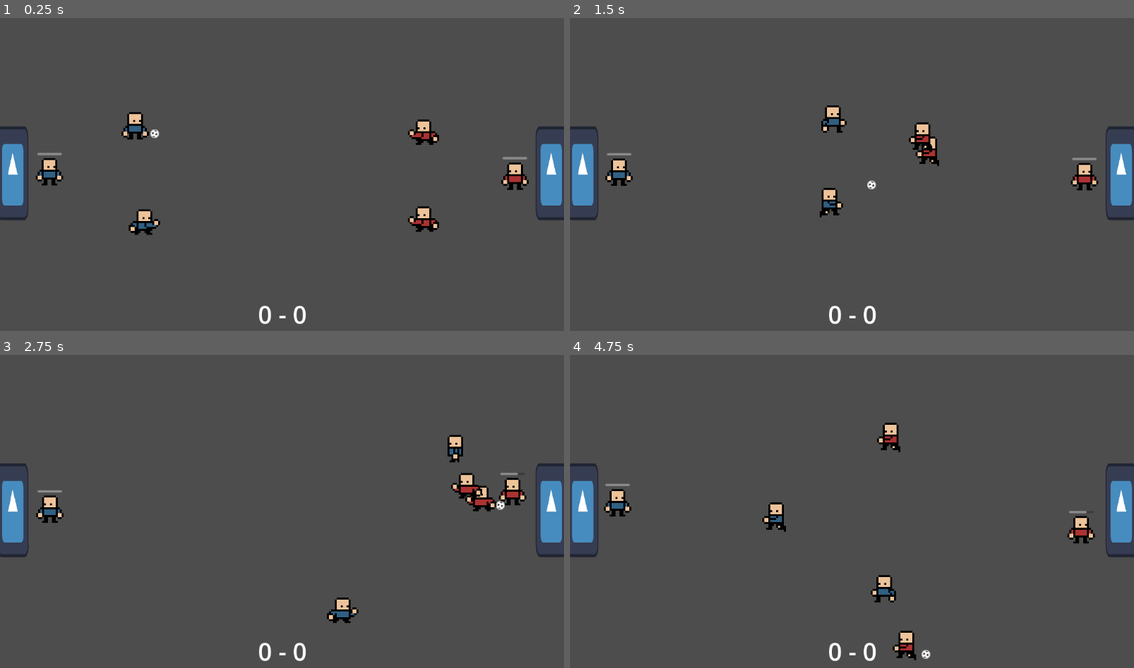
Above: before the commit, frames 1-4 (two rows, left to right).
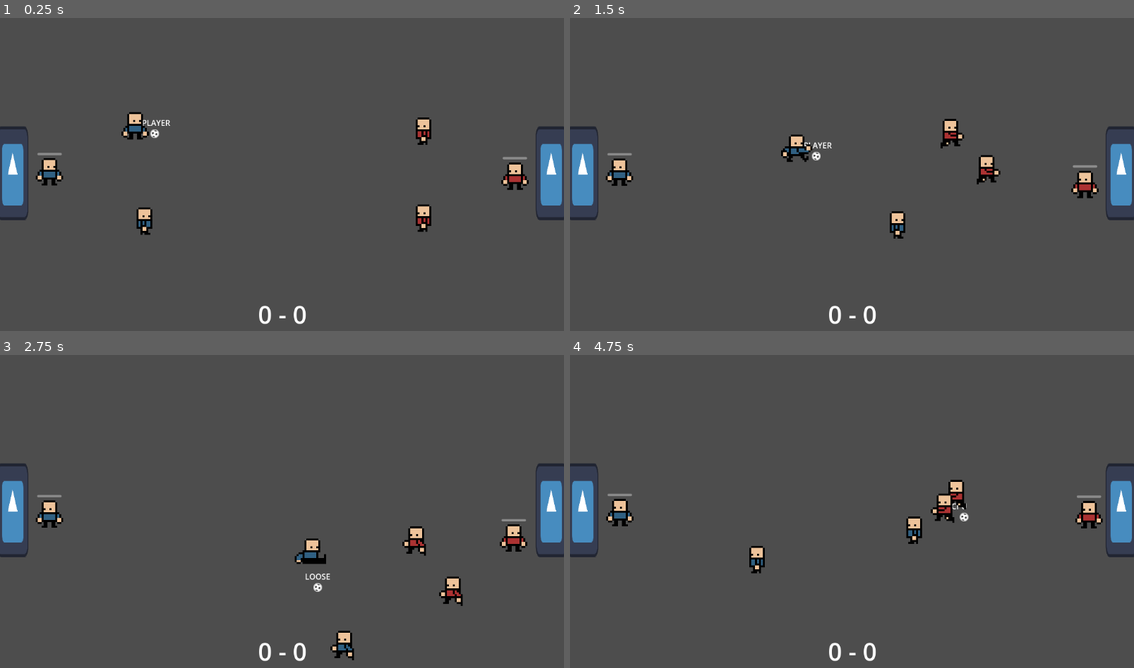
Above: after the commit, the same moments.

Repository: david8zhang/spooky-soccer
Game: Godot game, scene res://scenes/Main.tscn
Same seed, same stepped clock (60 frames per second), same inputs: the game is played once before the commit and once after it. The engine's default icon, where the game draws it, is replaced by a stand-in: a white triangle on a blue panel in a dark square.
Inputs:
- Up to frame 1 (0.25 s): no input
- Up to frame 2 (1.5 s): hold Right (move_right) 0.53-1.28 s; tap Space (pass) at 0.6 s; tap F (shoot) at 0.8, 1.35 s; hold Down (move_down) from 1.28 s (still down)
- Up to frame 3 (2.75 s): tap X (steal) at 1.55, 2.1 s; release Down (move_down) at 2.03 s; hold Right (move_right) from 2.03 s (still down); tap Space (pass) at 2.3 s
- Up to frame 4 (4.75 s): release Right (move_right) at 2.78 s; hold Up (move_up) 2.78-3.53 s; tap Space (pass) at 2.85, 4.55 s; tap F (shoot) at 3.05, 3.6 s; hold Left (move_left) from 3.53 s (still down); tap X (steal) at 3.8, 4.35 s

The runs differ from the first frame. In frame 1, 0.7% of the frame differs, in the area x 22-78%, y 31-70%; in frame 2, 2.6%; in frame 3, 3.2%, in the area x 0-99%, y 25-98%; in frame 4, 3.0%.

Commit message:
add pass/shoot animations

Diff:
--- a/animations/cpu-field-player.tres
+++ b/animations/cpu-field-player.tres
@@ -72,6 +72,30 @@
 atlas = ExtResource("2_bwgtl")
 region = Rect2(112, 0, 16, 18)
 
+[sub_resource type="AtlasTexture" id="AtlasTexture_qkor3"]
+atlas = ExtResource("2_nr0pg")
+region = Rect2(0, 0, 16, 18)
+
+[sub_resource type="AtlasTexture" id="AtlasTexture_qgr5v"]
+atlas = ExtResource("2_nr0pg")
+region = Rect2(16, 0, 16, 18)
+
+[sub_resource type="AtlasTexture" id="AtlasTexture_bfr62"]
+atlas = ExtResource("2_nr0pg")
+region = Rect2(32, 0, 16, 18)
+
+[sub_resource type="AtlasTexture" id="AtlasTexture_ghowm"]
+atlas = ExtResource("2_nr0pg")
+region = Rect2(48, 0, 16, 18)
+
+[sub_resource type="AtlasTexture" id="AtlasTexture_hlcux"]
+atlas = ExtResource("2_nr0pg")
+region = Rect2(64, 0, 16, 18)
+
+[sub_resource type="AtlasTexture" id="AtlasTexture_aysip"]
+atlas = ExtResource("2_nr0pg")
+region = Rect2(80, 0, 16, 18)
+
 [resource]
 animations = [{
 "frames": [{
@@ -107,9 +131,9 @@
 "duration": 1.0,
 "texture": SubResource("AtlasTexture_xisec")
 }],
-"loop": true,
+"loop": false,
 "name": &"kick",
-"speed": 5.0
+"speed": 10.0
 }, {
 "frames": [{
 "duration": 1.0,
@@ -138,5 +162,28 @@
 }],
 "loop": true,
 "name": &"run",
-"speed": 5.0
+"speed": 10.0
+}, {
+"frames": [{
+"duration": 1.0,
+"texture": SubResource("AtlasTexture_qkor3")
+}, {
+"duration": 1.0,
+"texture": SubResource("AtlasTexture_qgr5v")
+}, {
+"duration": 1.0,
+"texture": SubResource("AtlasTexture_bfr62")
+}, {
+"duration": 1.0,
+"texture": SubResource("AtlasTexture_ghowm")
+}, {
+"duration": 1.0,
+"texture": SubResource("AtlasTexture_hlcux")
+}, {
+"duration": 1.0,
+"texture": SubResource("AtlasTexture_aysip")
+}],
+"loop": false,
+"name": &"shoot",
+"speed": 10.0
 }]
--- a/animations/player-field-player.tres
+++ b/animations/player-field-player.tres
@@ -72,6 +72,30 @@
 atlas = ExtResource("3_ruht6")
 region = Rect2(112, 0, 16, 18)
 
+[sub_resource type="AtlasTexture" id="AtlasTexture_8o552"]
+atlas = ExtResource("2_tjrx7")
+region = Rect2(0, 0, 16, 18)
+
+[sub_resource type="AtlasTexture" id="AtlasTexture_s2f67"]
+atlas = ExtResource("2_tjrx7")
+region = Rect2(16, 0, 16, 18)
+
+[sub_resource type="AtlasTexture" id="AtlasTexture_rykrf"]
+atlas = ExtResource("2_tjrx7")
+region = Rect2(32, 0, 16, 18)
+
+[sub_resource type="AtlasTexture" id="AtlasTexture_vxu7a"]
+atlas = ExtResource("2_tjrx7")
+region = Rect2(48, 0, 16, 18)
+
+[sub_resource type="AtlasTexture" id="AtlasTexture_xkaos"]
+atlas = ExtResource("2_tjrx7")
+region = Rect2(64, 0, 16, 18)
+
+[sub_resource type="AtlasTexture" id="AtlasTexture_jlceq"]
+atlas = ExtResource("2_tjrx7")
+region = Rect2(80, 0, 16, 18)
+
 [resource]
 animations = [{
 "frames": [{
@@ -107,9 +131,9 @@
 "duration": 1.0,
 "texture": SubResource("AtlasTexture_plqfw")
 }],
-"loop": true,
+"loop": false,
 "name": &"kick",
-"speed": 5.0
+"speed": 10.0
 }, {
 "frames": [{
 "duration": 1.0,
@@ -138,5 +162,28 @@
 }],
 "loop": true,
 "name": &"run",
-"speed": 5.0
+"speed": 10.0
+}, {
+"frames": [{
+"duration": 1.0,
+"texture": SubResource("AtlasTexture_8o552")
+}, {
+"duration": 1.0,
+"texture": SubResource("AtlasTexture_s2f67")
+}, {
+"duration": 1.0,
+"texture": SubResource("AtlasTexture_rykrf")
+}, {
+"duration": 1.0,
+"texture": SubResource("AtlasTexture_vxu7a")
+}, {
+"duration": 1.0,
+"texture": SubResource("AtlasTexture_xkaos")
+}, {
+"duration": 1.0,
+"texture": SubResource("AtlasTexture_jlceq")
+}],
+"loop": false,
+"name": &"shoot",
+"speed": 10.0
 }]
--- a/prefabs/Ball.tscn
+++ b/prefabs/Ball.tscn
@@ -32,4 +32,11 @@
 [node name="CollisionShape2D" type="CollisionShape2D" parent="CollisionDetector"]
 shape = SubResource("CircleShape2D_kr422")
 
+[node name="Label" type="Label" parent="."]
+offset_left = -26.0
+offset_top = -34.0
+offset_right = 31.0
+offset_bottom = -8.0
+text = "status: "
+
 [connection signal="body_entered" from="CollisionDetector" to="." method="_on_field_player_detector_body_entered"]
--- a/prefabs/CPUFieldPlayer.tscn
+++ b/prefabs/CPUFieldPlayer.tscn
@@ -20,14 +20,14 @@
 [node name="ContextMap" parent="." instance=ExtResource("2_vai8v")]
 
 [node name="CPUFieldPlayerAI" parent="." node_paths=PackedStringArray("blackboard", "actor") instance=ExtResource("2_4laok")]
-blackboard = NodePath("@Node@59592")
+blackboard = NodePath("@Node@126100")
 actor = NodePath("..")
 
 [node name="AnimatedSprite2D" type="AnimatedSprite2D" parent="."]
 position = Vector2(0, -4.76837e-07)
 scale = Vector2(4, 4)
 sprite_frames = ExtResource("4_1eytk")
-animation = &"idle"
+animation = &"kick"
 autoplay = "idle"
 
 [node name="CollisionShape2D" type="CollisionShape2D" parent="."]
@@ -46,3 +46,11 @@
 position = Vector2(10, 15.5)
 shape = SubResource("RectangleShape2D_wn5xd")
 debug_color = Color(0.996078, 0, 0, 0.419608)
+
+[node name="Label" type="Label" parent="."]
+visible = false
+offset_left = -54.0
+offset_top = -53.0
+offset_right = 60.0
+offset_bottom = -27.0
+text = "Pass cooldown"
--- a/prefabs/Goal.tscn
+++ b/prefabs/Goal.tscn
@@ -55,6 +55,8 @@
 shape = SubResource("RectangleShape2D_bxs7v")
 
 [node name="Wall2" type="StaticBody2D" parent="."]
+collision_layer = 32
+collision_mask = 4
 
 [node name="CollisionShape2D" type="CollisionShape2D" parent="Wall2"]
 position = Vector2(1, 90)
--- a/prefabs/PlayerFieldPlayer.tscn
+++ b/prefabs/PlayerFieldPlayer.tscn
@@ -17,7 +17,7 @@
 script = ExtResource("1_ejapt")
 
 [node name="PlayerFieldPlayerAI" parent="." node_paths=PackedStringArray("blackboard", "actor") instance=ExtResource("2_ede0m")]
-blackboard = NodePath("@Node@71150")
+blackboard = NodePath("@Node@125180")
 actor = NodePath("..")
 
 [node name="ContextMap" parent="." instance=ExtResource("2_xnjla")]
@@ -26,7 +26,7 @@
 position = Vector2(0, -4.76837e-07)
 scale = Vector2(4, 4)
 sprite_frames = ExtResource("5_5wfnc")
-animation = &"run"
+animation = &"shoot"
 autoplay = "idle"
 
 [node name="CollisionShape2D" type="CollisionShape2D" parent="."]
@@ -45,3 +45,11 @@
 position = Vector2(10, 15.5)
 shape = SubResource("RectangleShape2D_3a5od")
 debug_color = Color(0.996078, 0, 0, 0.419608)
+
+[node name="Label" type="Label" parent="."]
+visible = false
+offset_left = -54.0
+offset_top = -53.0
+offset_right = 60.0
+offset_bottom = -27.0
+text = "Pass cooldown"
--- a/scripts/Ball.gd
+++ b/scripts/Ball.gd
@@ -12,6 +12,7 @@
 }
 
 @onready var collision_detector = $CollisionDetector/CollisionShape2D
+@onready var status_label = $Label
 
 func disable_collision_detector():
 	collision_detector.set_deferred("disabled", true)
@@ -23,6 +24,15 @@
 
 # Metadata stored on the ball
 var metadata = {}
+
+func get_enum_name(enum_dict: Dictionary, value: int) -> String:
+	for name_key in enum_dict.keys():
+		if enum_dict[name_key] == value:
+				return name_key
+	return "Unknown"
+
+func _process(_delta):
+	status_label.text = get_enum_name(POSS_STATUS, curr_poss_status)
 
 func _on_field_player_detector_body_entered(body):
 	if body is FieldPlayer:
--- a/scripts/FieldPlayer.gd
+++ b/scripts/FieldPlayer.gd
@@ -8,9 +8,12 @@
 const BALL_DRIBBLE_GAP = 40
 const STEAL_RANGE = 100
 const DEFAULT_STUN_SECONDS = 2
+const STEAL_PCT_CHANCE = 30
 
 var has_possession = false
 var is_on_pass_cooldown = false
+var is_playing_pass_or_shoot_anim = false
+
 var is_moving_to_position = false
 var is_stunned = false
 var curr_direction
@@ -41,6 +44,7 @@
 @onready var ray_to_allies = []
 @onready var sprite = $AnimatedSprite2D as AnimatedSprite2D
 @onready var steal_hitbox = $StealHitBox as Area2D
+@onready var label = $Label as Label
 
 var field_manager: FieldManager
 
@@ -93,32 +97,51 @@
 		ray_to_goal.target_position = ray_to_goal.to_local(get_opposing_goal().global_position)
 	update_ray_to_ally_mappings()
 
+	label.text = "pass cooldown: " + str(is_on_pass_cooldown)
+
+func on_pass_animation():
+	if sprite.animation == "kick":
+		if sprite.frame == 3:
+			var ball = game.ball
+			# Face toward pass_target
+			curr_direction = Direction.LEFT if global_position.x > pass_target.global_position.x else Direction.RIGHT
+			var x_diff = -BALL_DRIBBLE_GAP if curr_direction == Direction.LEFT else BALL_DRIBBLE_GAP
+			ball.global_position = Vector2(global_position.x + x_diff, global_position.y + 20)
+
+			var pass_time = 0.5
+			var dist_to_target = pass_target.global_position.distance_to(global_position)
+			var pass_speed = dist_to_target / pass_time
+
+			# Pass ball to where the target is going to be instead of where the target is
+			var dead_reckoning_pos = pass_target.global_position + pass_target.linear_velocity * 0.5
+
+			var dir = (dead_reckoning_pos - ball.global_position).normalized()
+			var velocity_vector = dir * pass_speed
+			ball.linear_velocity = velocity_vector
+			ball.curr_poss_status = Ball.POSS_STATUS.LOOSE
+			lose_poss_of_ball()
+		if sprite.frame == 5:
+			var timer = Timer.new()
+			timer.autostart = true
+			timer.one_shot = true
+			timer.wait_time = 0.1
+			var on_timeout = Callable(self, "pass_or_shoot_anim_complete")
+			timer.connect("timeout", on_timeout)
+			add_child(timer)
+
+
 func pass_ball():
 	if pass_target != null && !is_stunned:
-		var ball = game.ball
-		# Face toward pass_target
-		curr_direction = Direction.LEFT if global_position.x > pass_target.global_position.x else Direction.RIGHT
-		var x_diff = -BALL_DRIBBLE_GAP if curr_direction == Direction.LEFT else BALL_DRIBBLE_GAP
-		ball.global_position = Vector2(global_position.x + x_diff, global_position.y + 20)
-
-		var pass_time = 0.5
-		var dist_to_target = pass_target.global_position.distance_to(global_position)
-		var pass_speed = dist_to_target / pass_time
-
-		# Pass ball to where the target is going to be instead of where the target is
-		var dead_reckoning_pos = pass_target.global_position + pass_target.linear_velocity * 0.5
-
+		is_playing_pass_or_shoot_anim = true
 		is_on_pass_cooldown = true
-		var dir = (dead_reckoning_pos - ball.global_position).normalized()
-		var velocity_vector = dir * pass_speed
-		ball.linear_velocity = velocity_vector
-		ball.curr_poss_status = Ball.POSS_STATUS.LOOSE
-		lose_poss_of_ball()
+		sprite.play("kick")
+		var on_kick = Callable(self, "on_pass_animation")
+		sprite.frame_changed.connect(on_kick)
 
 		var timer = Timer.new()
 		timer.autostart = true
 		timer.one_shot = true
-		timer.wait_time = 0.1
+		timer.wait_time = 0.5
 		var on_timeout = Callable(self, "pass_cooldown")
 		timer.connect("timeout", on_timeout)
 		add_child(timer)
@@ -127,29 +150,44 @@
 func pass_cooldown():
 	is_on_pass_cooldown = false
 
+func pass_or_shoot_anim_complete():
+	is_playing_pass_or_shoot_anim = false
+
+func on_shoot_animation():
+	if sprite.animation == "shoot":
+		if sprite.frame == 3:
+			var ball = game.ball
+			ball.global_position = global_position
+
+			# Shoot ball toward goal
+			var opp_goal = get_opposing_goal()
+			var dir = (opp_goal.global_position - ball.global_position).normalized()
+			var velocity_vector = dir * SHOOT_SPEED
+			ball.curr_poss_status = Ball.POSS_STATUS.SHOT_ON_CPU_GOAL if side == Side.PLAYER else Ball.POSS_STATUS.SHOT_ON_PLAYER_GOAL
+			ball.metadata["shot_force"] = shot_force
+			ball.linear_velocity = velocity_vector
+			lose_poss_of_ball()
+		if sprite.frame == 5:
+			var timer = Timer.new()
+			timer.autostart = true
+			timer.one_shot = true
+			timer.wait_time = 0.1
+			var on_timeout = Callable(self, "pass_or_shoot_anim_complete")
+			timer.connect("timeout", on_timeout)
+			add_child(timer)
+
 func shoot_ball():
 	if !is_stunned:
-		var ball = game.ball
-		# Face toward opponent goal
-		# curr_direction = Direction.LEFT if side == Side.CPU else Direction.RIGHT
-		# var x_diff = -BALL_DRIBBLE_GAP if curr_direction == Direction.LEFT else BALL_DRIBBLE_GAP
-		# ball.global_position = Vector2(global_position.x + x_diff, global_position.y)
-		ball.global_position = global_position
-
-		# Shoot ball toward goal
-		var opp_goal = get_opposing_goal()
-		var dir = (opp_goal.global_position - ball.global_position).normalized()
-		var velocity_vector = dir * SHOOT_SPEED
-		ball.curr_poss_status = Ball.POSS_STATUS.SHOT_ON_CPU_GOAL if side == Side.PLAYER else Ball.POSS_STATUS.SHOT_ON_PLAYER_GOAL
-		ball.metadata["shot_force"] = shot_force
-		ball.linear_velocity = velocity_vector
-		lose_poss_of_ball()
-
 		is_on_pass_cooldown = true
+		is_playing_pass_or_shoot_anim = true
+		sprite.play("shoot")
+		var on_kick = Callable(self, "on_shoot_animation")
+		sprite.frame_changed.connect(on_kick)
+
 		var timer = Timer.new()
 		timer.autostart = true
 		timer.one_shot = true
-		timer.wait_time = 0.1
+		timer.wait_time = 0.5
 		var on_timeout = Callable(self, "pass_cooldown")
 		timer.connect("timeout", on_timeout)
 		add_child(timer)
@@ -194,7 +232,8 @@
 	if is_going_for_steal:
 		return
 	if global_position.distance_to(dest_position) <= is_at_pos_threshold or is_stunned:
-		sprite.play("idle")
+		if !is_playing_pass_or_shoot_anim:
+			sprite.play("idle")
 		is_moving_to_position = false
 		linear_velocity = Vector2.ZERO
 	else:
@@ -205,7 +244,8 @@
 			sprite.flip_h = true
 		else:
 			sprite.flip_h = false
-		sprite.play("run")
+		if !is_playing_pass_or_shoot_anim:
+			sprite.play("run")
 		var desired_velocity = dir * FieldPlayer.SPEED
 		var steering_force = desired_velocity - linear_velocity
 		linear_velocity = linear_velocity + (steering_force * 2 * 0.0167)
@@ -252,13 +292,17 @@
 
 func on_steal_hitbox_collided(body: Node2D):
 	if body is FieldPlayer:
-		var field_player = body as FieldPlayer
-		if field_player.side != side and is_going_for_steal:
-			var prev_ball_handler = game.get_ball_handler()
-			if prev_ball_handler != null:
-				prev_ball_handler.stun()
-			game.camera.apply_shake()
-			take_poss_of_ball()
+		var did_steal_succeed = randi_range(1, 100) >= STEAL_PCT_CHANCE
+		if did_steal_succeed:
+			var field_player = body as FieldPlayer
+			if field_player.side != side and is_going_for_steal:
+				var prev_ball_handler = game.get_ball_handler()
+				if prev_ball_handler != null:
+					prev_ball_handler.stun()
+				game.camera.apply_shake()
+				take_poss_of_ball()
+		else:
+			print("Steal failed!")
 
 func steal_ball():
 	var ball_handler = game.get_ball_handler()
@@ -281,7 +325,6 @@
 	linear_damp = 0
 	is_going_for_steal = false
 
-
 func can_steal():
 	var ball_handler = game.get_ball_handler()
 	if ball_handler != null:
--- a/scripts/PlayerFieldPlayer.gd
+++ b/scripts/PlayerFieldPlayer.gd
@@ -16,10 +16,11 @@
 		if !is_going_for_steal:
 			linear_velocity = new_velocity.normalized() * SPEED
 
-		if new_velocity.length() != 0:
-			sprite.play("run")
-		else:
-			sprite.play("idle")
+		if !is_playing_pass_or_shoot_anim:
+			if new_velocity.length() != 0:
+				sprite.play("run")
+			else:
+				sprite.play("idle")
 
 		if linear_velocity.x < 0:
 			sprite.flip_h = true
Not shown: 1 places in animations/cpu-field-player.tres that only renumber resources
Not shown: 1 places in animations/player-field-player.tres that only renumber resources
